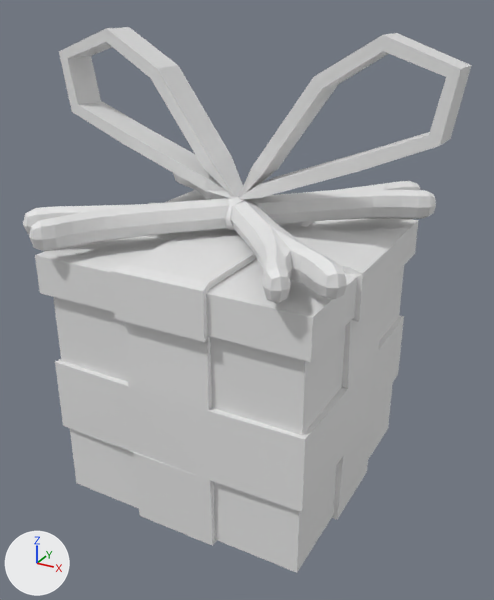
What one commit did to the Blender file art/models/props/gift_box/gift_box.blend.
One viewpoint serves both versions: a camera (50 mm lens) standing at (0.45, -0.8, 0.68) and looking at (0.015, -0.009, 0.285). The axes (+X, +Y, +Z) are drawn at lower left. The lights are the same throughout. The picture after the commit comes second.

Objects in the first picture: 'Bow', 'Box', 'CrossBones' and 1 more.
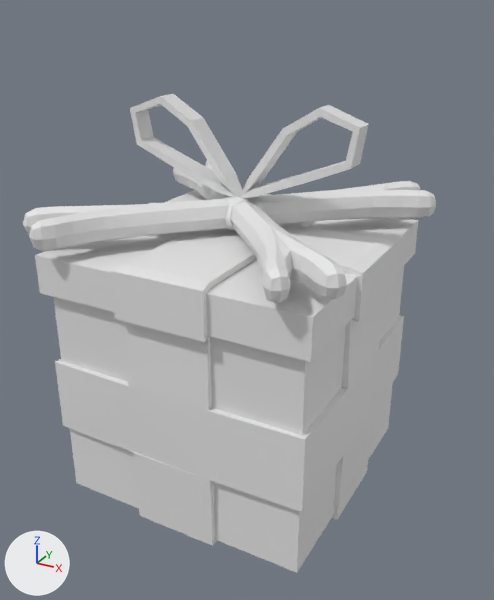
Diff of the bpy script that builds the scene:
```diff
--- a/art/models/props/gift_box/gift_box.blend.py
+++ b/art/models/props/gift_box/gift_box.blend.py
@@ ob_bow @@
 ob_bow = bpy.data.objects.new('Bow', me_plane)
-ob_bow.location = (0.0, 0.002, 0.528)
+ob_bow.location = (0.0, 0.002, 0.49)
 ob_bow.rotation_euler = (0.0, -0.688, 0.0)  # degrees (0, -39, 0)
-ob_bow.scale = (0.0252, 0.0252, 0.0252)
+ob_bow.scale = (0.0152, 0.0152, 0.0152)
```

Boxes [x1, y1, x2, y2] around the edits, measured in the pictures (494 x 600 px):
'Bow', moved, rescaled (42% narrower, 40% shorter): before [59, 27, 472, 200]; after [130, 94, 369, 198]
